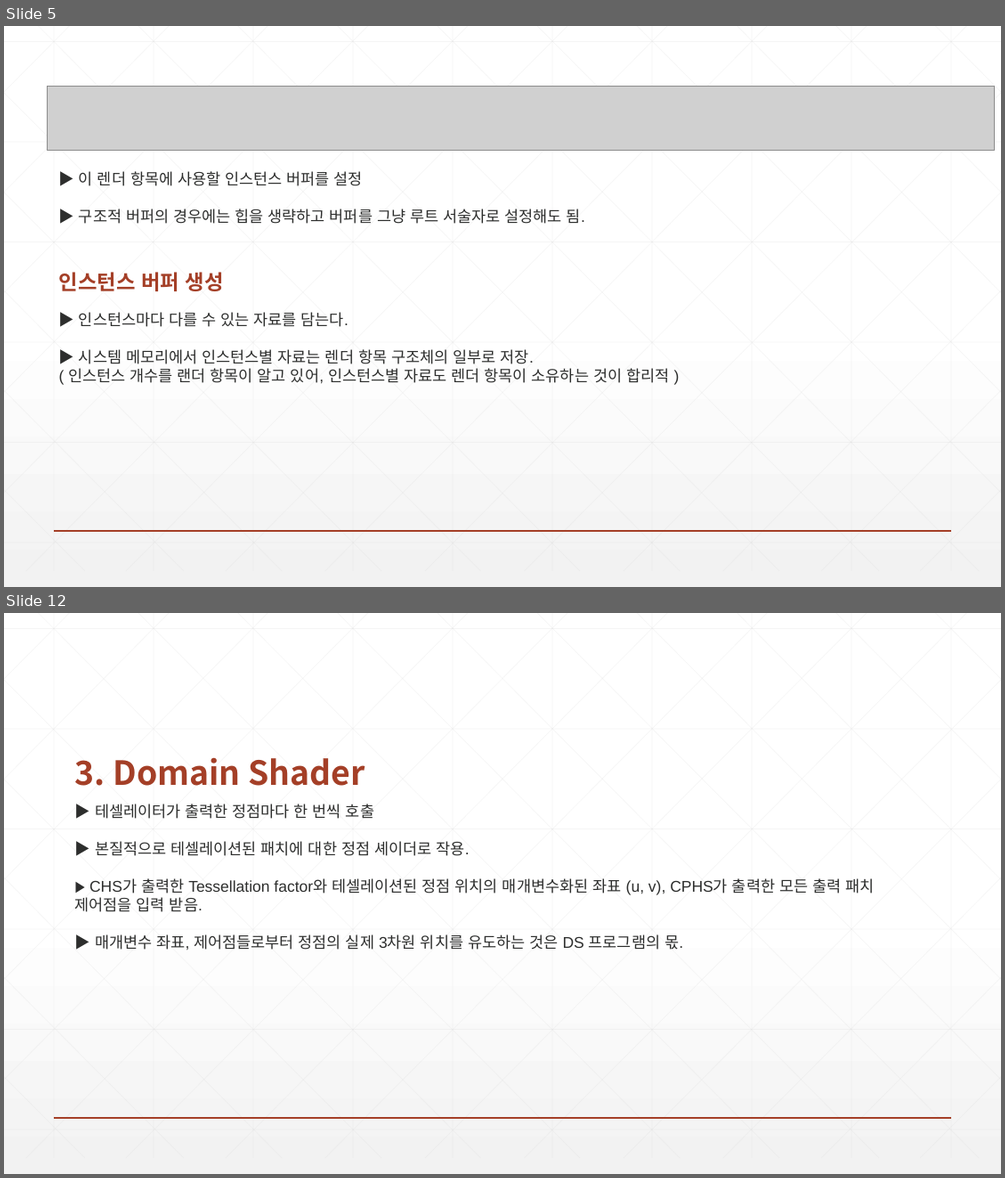
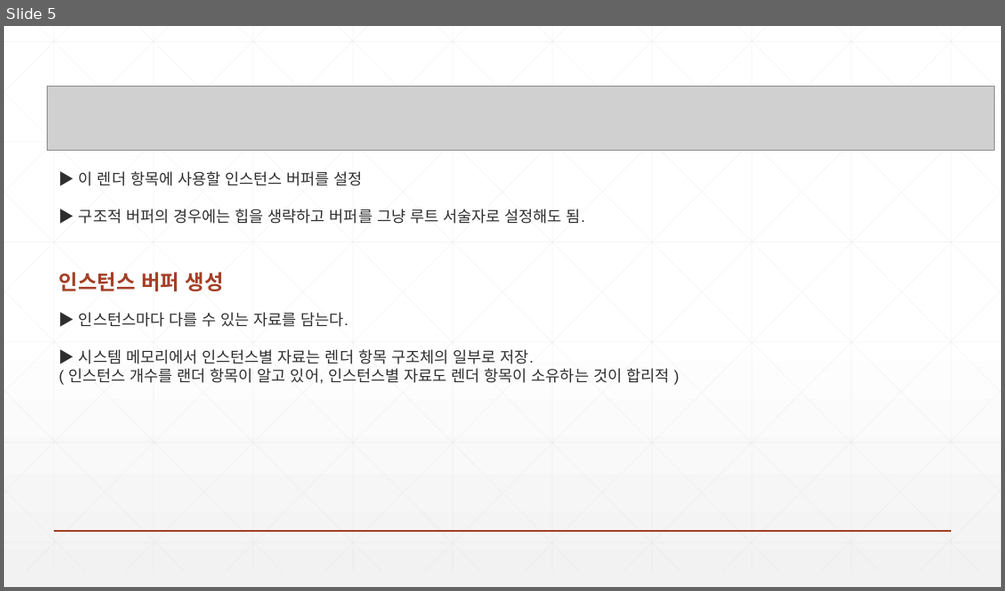
Before and after one commit to earthboom/CodingStudy, a slide deck: Common/Chapter16 InstancingAndCulling.pptx. Shown one above the other, each under a label of ours: slides 5 and 12 before the commit, slide 5 after it; the slides between them are not shown. The pictures are 1005x1178 and 1005x591 pixels, drawn with LibreOffice and Linux fonts; fonts in the diff are those of the drawing; grey boxes stand for pictures. Boxes give left, top, right and bottom in pixels: in the first picture for what was removed or moved away, otherwise in the second. Text is boxed around its words. In the diff, an @@ line names an element or a change of style, - is before the commit and + after.

```diff
--- a/Common/Chapter16 InstancingAndCulling.pptx
+++ b/Common/Chapter16 InstancingAndCulling.pptx
@@ slide 12 removed at <box>4,613,1001,1174</box>, background gradient #FFFFFF to #F2F2F2; not listed: 47 template elements that a slide beside it also shows @@
@@ text removed at <box>75,757,364,786</box> @@
-3. Domain Shader
@@ text removed at <box>75,803,874,950</box> @@
-▶ 테셀레이터가 출력한 정점마다 한 번씩 호출
-▶ 본질적으로 테셀레이션된 패치에 대한 정점 셰이더로 작용.
-▶ CHS가 출력한 Tessellation factor와 테셀레이션된 정점 위치의 매개변수화된 좌표 (u, v), CPHS가 출력한 모든 출력 패치 제어점을 입력 받음.
-▶ 매개변수 좌표, 제어점들로부터 정점의 실제 3차원 위치를 유도하는 것은 DS 프로그램의 몫.
```
Also in this commit, not shown: 4 slides added, 7 other slides removed, 12 other files.
